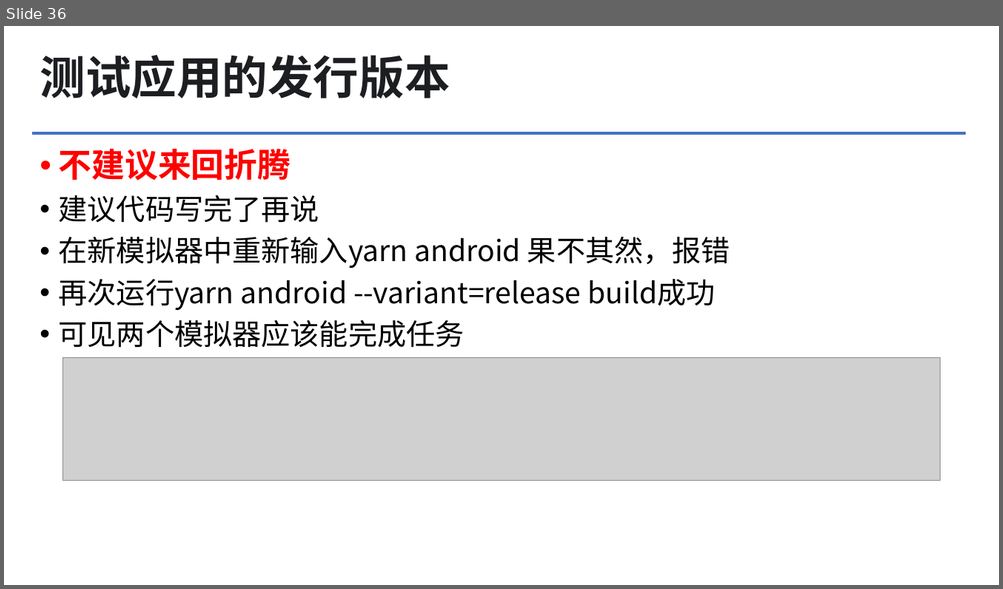
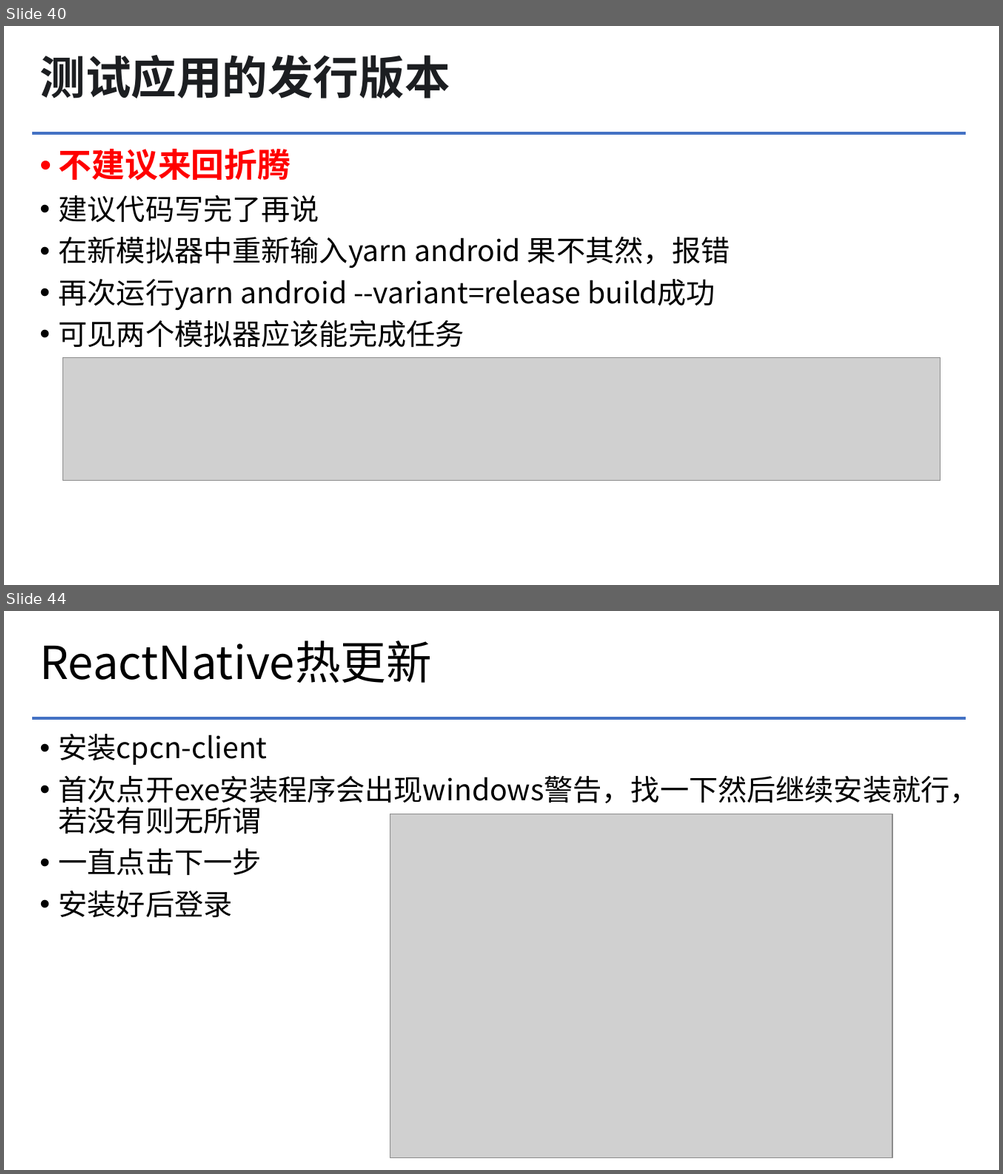
Before and after one commit to greatgu99/myApp, a slide deck: 文档/ReactNative项目入门.pptx. Shown one above the other, each under a label of ours: slide 36 before the commit, slides 40 and 44 after it; the slides between them are not shown. The pictures are 1003x589 and 1003x1174 pixels, drawn with LibreOffice and Linux fonts; fonts in the diff are those of the drawing; grey boxes stand for pictures; background and template pictures are left out. Boxes give left, top, right and bottom in pixels: in the first picture for what was removed or moved away, otherwise in the second. Text is boxed around its words. In the diff, an @@ line names an element or a change of style, - is before the commit and + after.

```diff
--- a/文档/ReactNative项目入门.pptx
+++ b/文档/ReactNative项目入门.pptx
@@ slide 44 added at (x1=4, y1=611, x2=999, y2=1170), background #FFFFFF; not listed: 1 template element that a slide beside it also shows @@
@@ title added at (x1=40, y1=641, x2=432, y2=683), 44 pt, text #000000 @@
+ReactNative热更新
@@ text added at (x1=59, y1=734, x2=979, y2=918), 28 pt, text #000000 @@
+• 安装cpcn-client
+• 首次点开exe安装程序会出现windows警告，找一下然后继续安装就行，若没有则无所谓
+• 一直点击下一步
+• 安装好后登录
@@ picture added at (x1=390, y1=815, x2=892, y2=1159) @@
@@ what was slide 36 is now slide 40 @@
```
Also in this commit, not shown: 4 slides changed, 19 other slides added.
